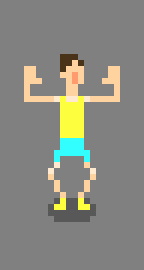
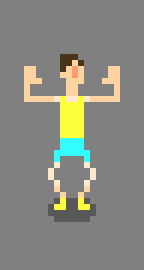
Revision of a layered 144 × 270 image; what changed, layer by layer:
painted on "Frame 1 copy" over [48, 66, 96, 186]
